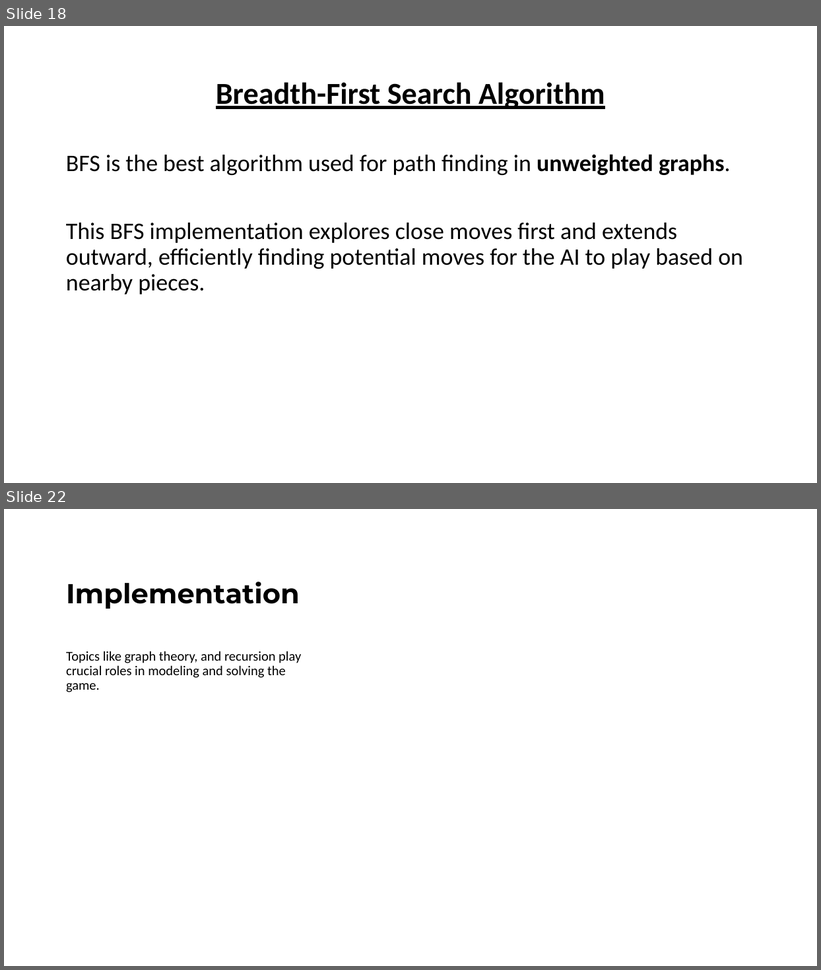
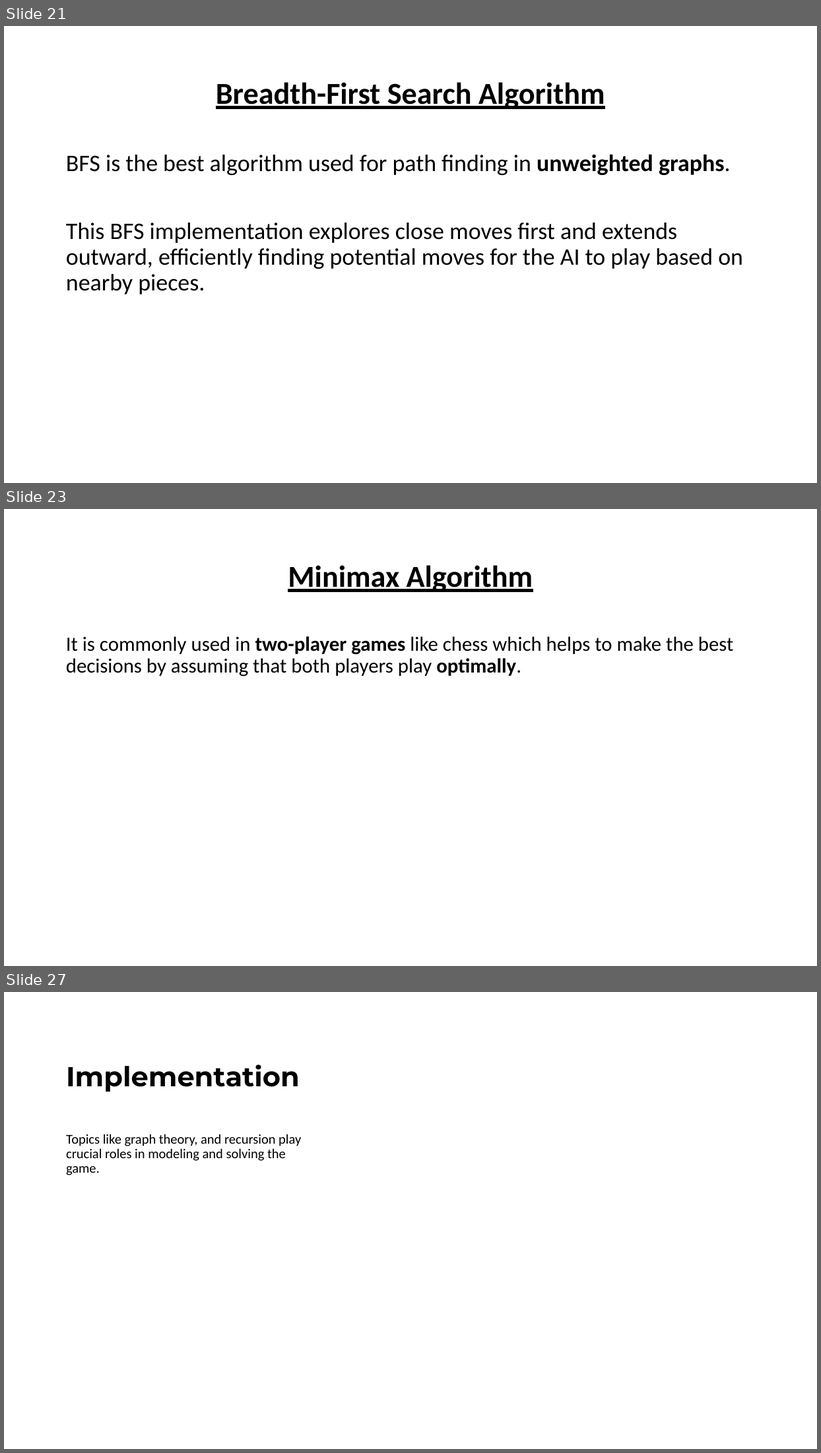
Before and after one commit to ibmbt/group5_graphtheory, a slide deck: group5_graphtheory.pptx. Shown one above the other, each under a label of ours: slides 18 and 22 before the commit, slides 21, 23 and 27 after it; the slides between them are not shown. The pictures are 821x970 and 821x1453 pixels, drawn with LibreOffice and Linux fonts; fonts in the diff are those of the drawing. Boxes give left, top, right and bottom in pixels: in the first picture for what was removed or moved away, otherwise in the second. Text is boxed around its words. In the diff, an @@ line names an element or a change of style, - is before the commit and + after.

```diff
--- a/group5_graphtheory.pptx
+++ b/group5_graphtheory.pptx
@@ slide 23 added at (4, 509, 817, 966), background #FFFFFF @@
@@ title added at (288, 565, 533, 592), 36 pt, text #000000, bold, underline @@
+Minimax Algorithm
@@ text added at (66, 636, 733, 677), 24 pt, text #000000 @@
+It is commonly used in two-player games like chess which helps to make the best decisions by assuming that both players play optimally.
@@ what was slide 18 is now slide 21 @@
@@ what was slide 22 is now slide 27 @@
```
Also in this commit, not shown: 4 other slides added, 4 other files.
